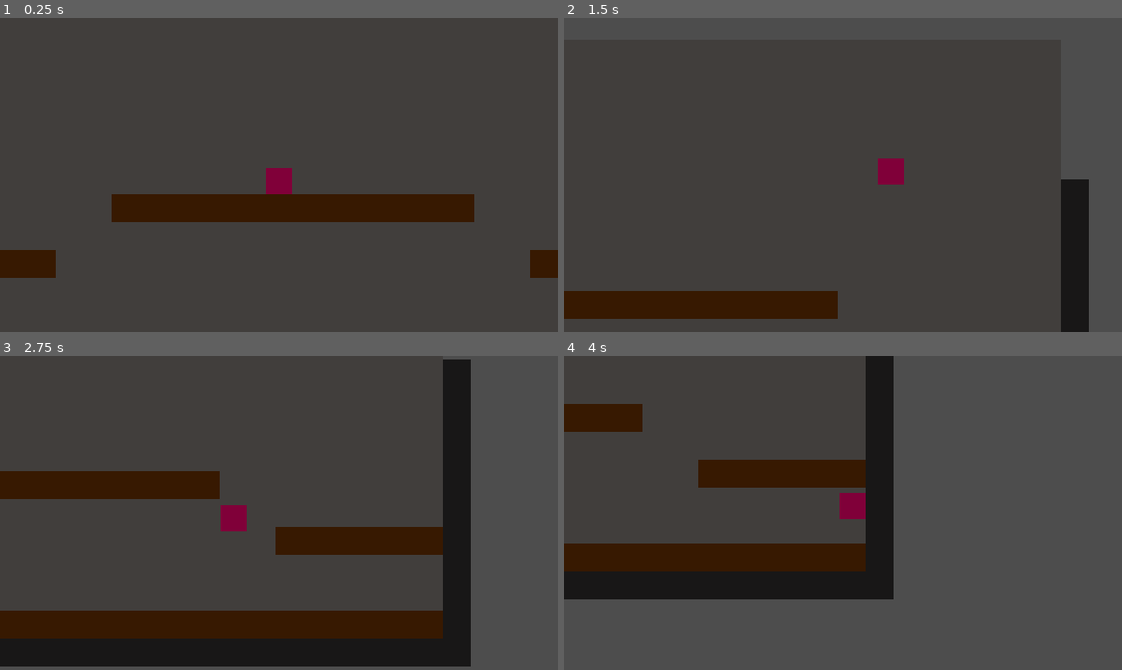
Above: before the commit, frames 1-4 (two rows, left to right).
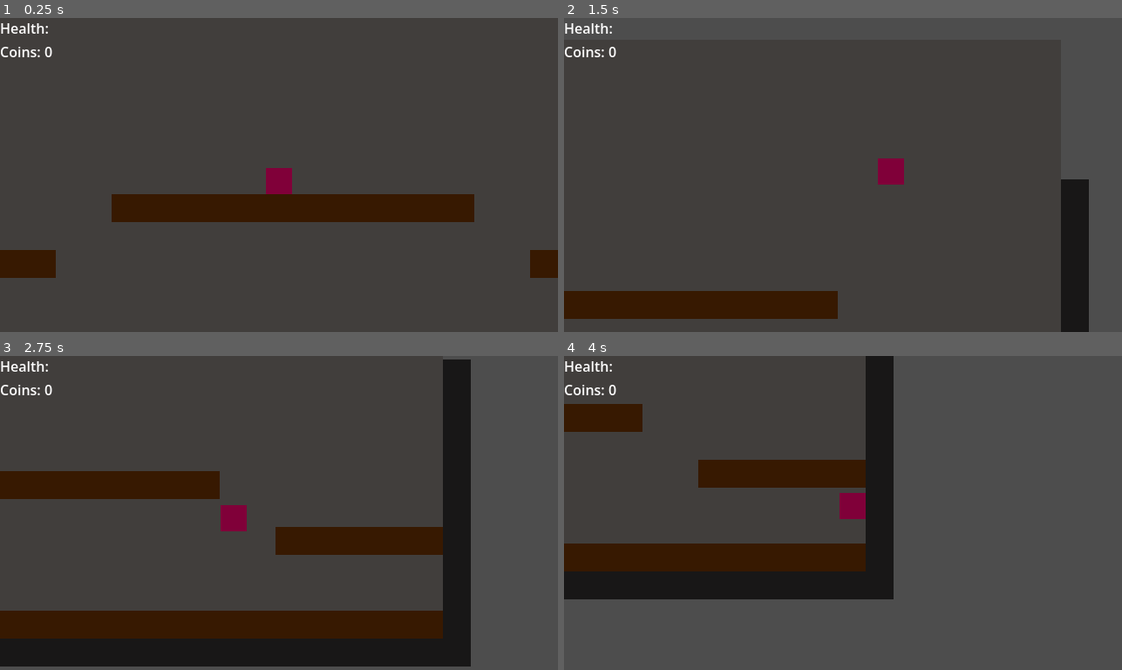
Above: after the commit, the same moments.

Repository: violetstone17/mr.-crowley
Game: Godot game, scene res://scenes/cantina.tscn
The game is run twice, just before and just after one commit, with the same random seed, the same clock (stepped at 60 frames per second) and the same inputs.
Inputs (mouse positions are in pixels of both pictures, inside the frame that each line leads up to):
- Up to frame 1 (0.25 s): no input
- Up to frame 2 (1.5 s): move the mouse to (965, 159) at 0.52 s; hold D (moveRight) from 0.53 s (still down); click (965, 159) at 0.6 s; tap Space (jump) at 0.77 s; move the mouse to (731, 190) at 1.27 s; click (731, 190) at 1.35 s
- Up to frame 3 (2.75 s): tap Space (jump) at 1.52 s; move the mouse to (334, 443) at 2.02 s; release D (moveRight) at 2.03 s; hold A (moveLeft) from 2.03 s (still down); click (334, 443) at 2.1 s
- Up to frame 4 (4 s): move the mouse to (815, 575) at 2.77 s; release A (moveLeft) at 2.78 s; hold D (moveRight) from 2.78 s (still down); click (815, 575) at 2.85 s; tap Space (jump) at 3.02, 3.77 s; move the mouse to (1010, 560) at 3.52 s; click (1010, 560) at 3.6 s

The runs differ from the first frame. In frame 1, 0.3% of the frame differs, in the area x 0-10%, y 1-13%; in frame 2, 0.3%; in frame 3, 0.3%; in frame 4, 0.3%.
Error after the commit: Stack overflow. Check for infinite recursion in your script. (res://scenes/UI/hud.gd:18)

Commit message:
infinite recursion problem

Diff:
--- a/mr.-crawly/scenes/UI/hud.gd
+++ b/mr.-crawly/scenes/UI/hud.gd
@@ -5,13 +5,16 @@
 
 # Called when the node enters the scene tree for the first time.
 func _ready() -> void:
+	%CoinLabel.text = "Coins: 0"
+	%HealthLabel.text = "Health: "
 	GameState.coinsChanged.connect(coinUpdate)
-	pass # Replace with function body.
+	GameState.coins += 10
 
 # Called every frame. 'delta' is the elapsed time since the previous frame.
 func _process(delta: float) -> void:
 	pass
 
 
-func coinUpdate():
+func coinUpdate(newAmount):
+	GameState.coins += newAmount
 	coinLabel.text = str("Coins: ", GameState.coins)
